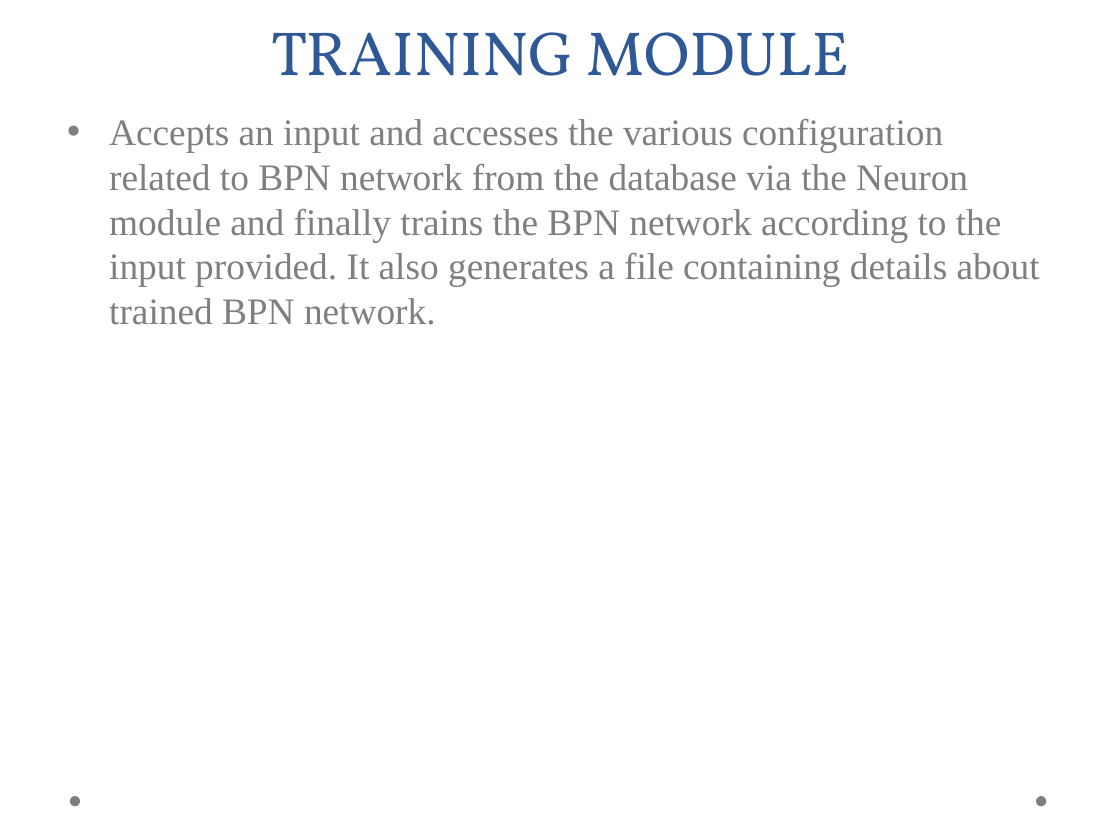
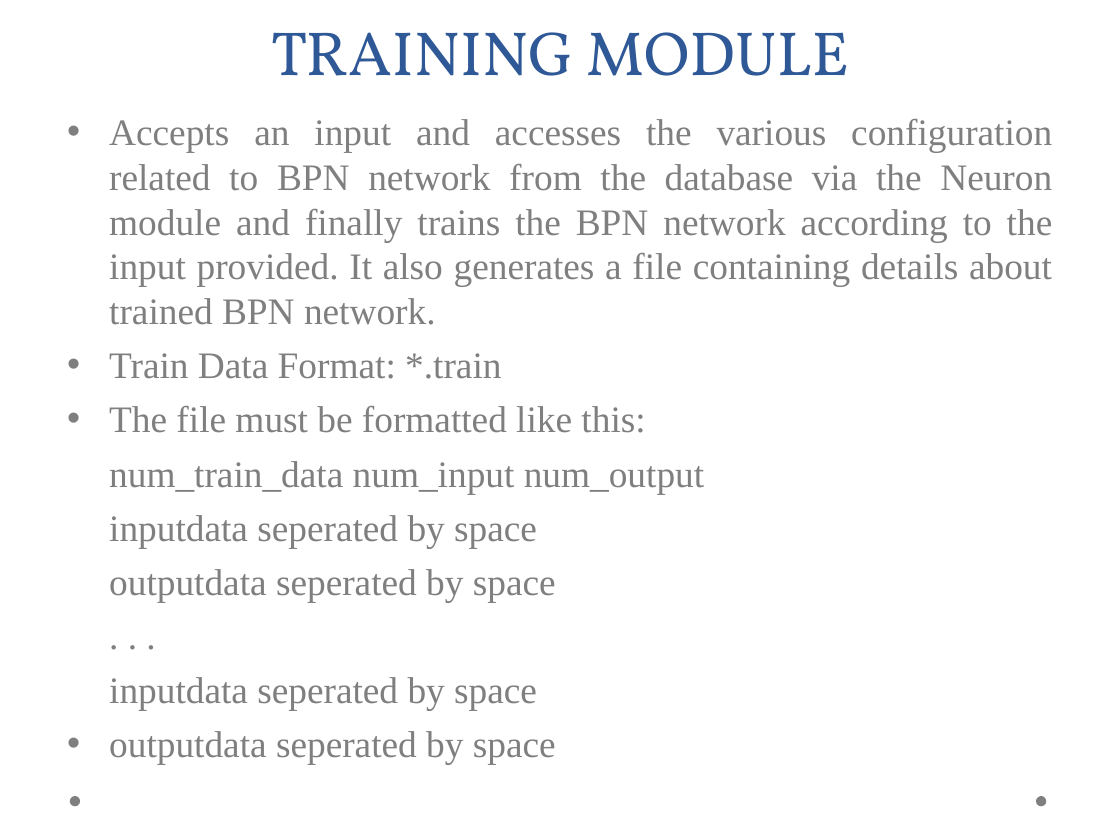
Before and after one commit to psibi/Neuron, a slide deck: slide 8 of slides/neuron.odp. Drawn at 1120x840 pixels with LibreOffice and Linux fonts; fonts in the diff are those of the drawing; background and template pictures are left out. Boxes give left, top, right and bottom in pixels: in the first picture for what was removed or moved away, otherwise in the second. Text is boxed around its words. In the diff, an @@ line names an element or a change of style, - is before the commit and + after.

```diff
--- a/slides/neuron.odp
+++ b/slides/neuron.odp
@@ text at <box>109,119,1053,325</box>: alignment left to justified @@
@@ text at <box>109,353,704,764</box>: paragraphs added @@
+• Train Data Format: *.train
+• The file must be formatted like this:
+num_train_data num_input num_output
+inputdata seperated by space
+outputdata seperated by space
+. . .
+inputdata seperated by space
+• outputdata seperated by space
```
Also in this commit, not shown: 8 other slides changed.
